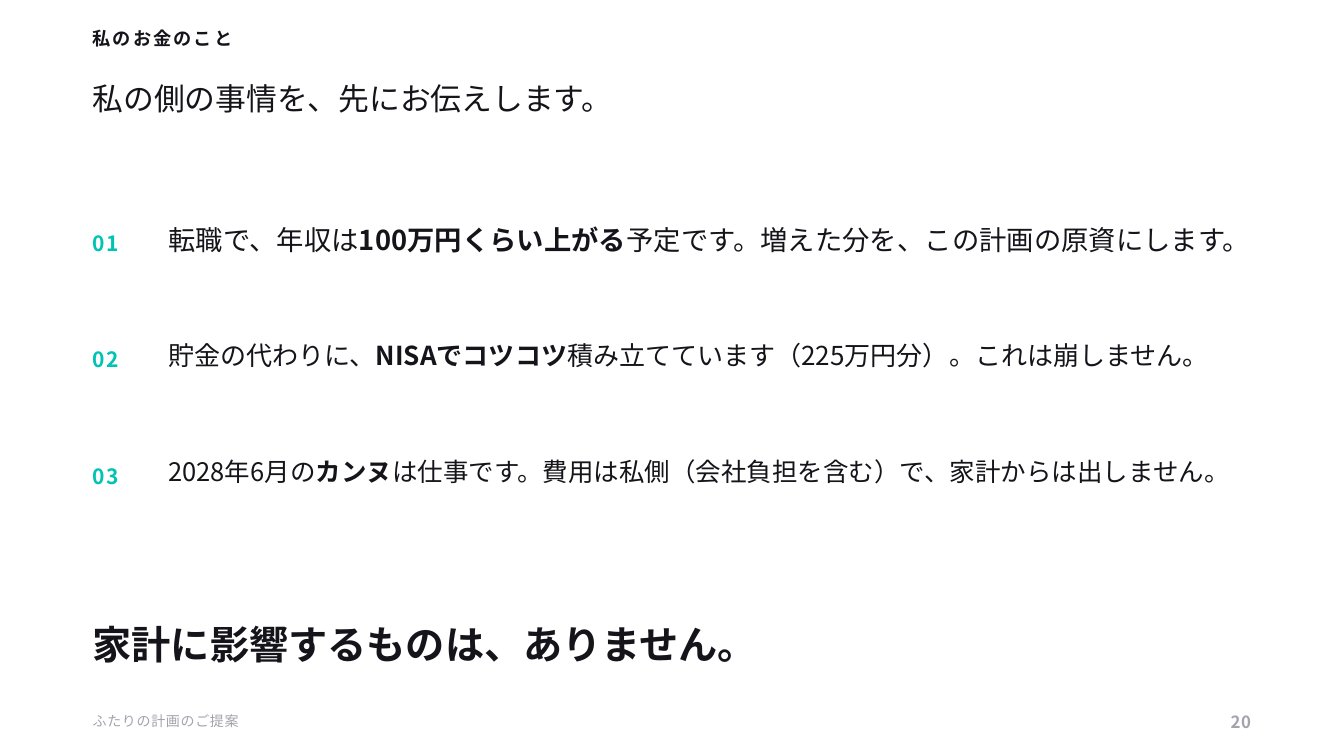
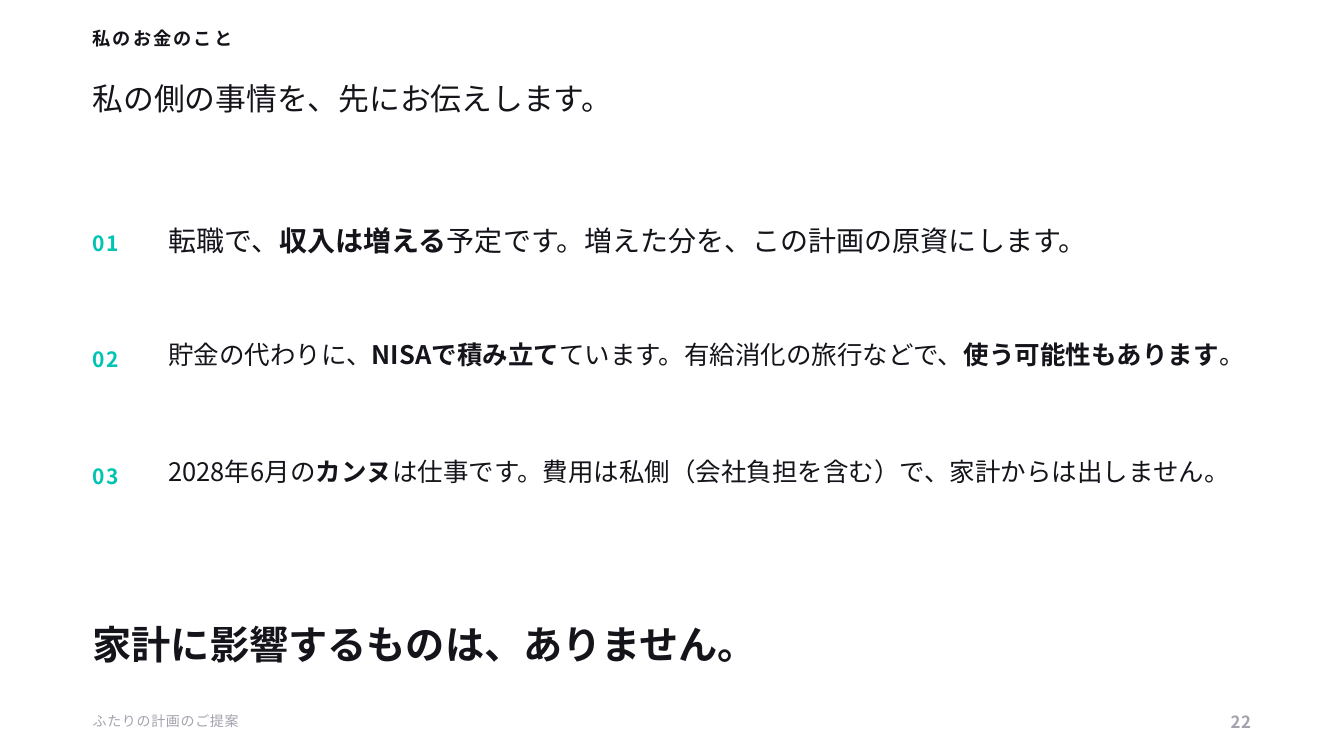
Before and after one commit to ayaka1933-glitch/portfolio, a slide deck: slide 22 of proposal/ふたりの計画のご提案.pptx (slide 20 before the commit). Drawn at 1344x756 pixels with LibreOffice and Linux fonts; fonts in the diff are those of the drawing. Boxes give left, top, right and bottom in pixels: in the first picture for what was removed or moved away, otherwise in the second. Text is boxed around its words. In the diff, an @@ line names an element or a change of style, - is before the commit and + after.

```diff
--- a/proposal/ふたりの計画のご提案.pptx
+++ b/proposal/ふたりの計画のご提案.pptx
@@ text at [168, 227, 1086, 254]: text changed; size 19.5 to 20 pt @@
-転職で、年収は100万円くらい上がる予定です。増えた分を、この計画の原資にします。
+転職で、収入は増える予定です。増えた分を、この計画の原資にします。
@@ text at [168, 342, 1244, 367]: text changed; size 18.6 to 18.2 pt @@
-貯金の代わりに、NISAでコツコツ積み立てています（225万円分）。これは崩しません。
+貯金の代わりに、NISAで積み立てています。有給消化の旅行などで、使う可能性もあります。
@@ text at [1231, 715, 1251, 728]: text changed @@
-20
+22
```
Also in this commit, not shown: 3 other slides changed, 2 slides added, 4 other files.
